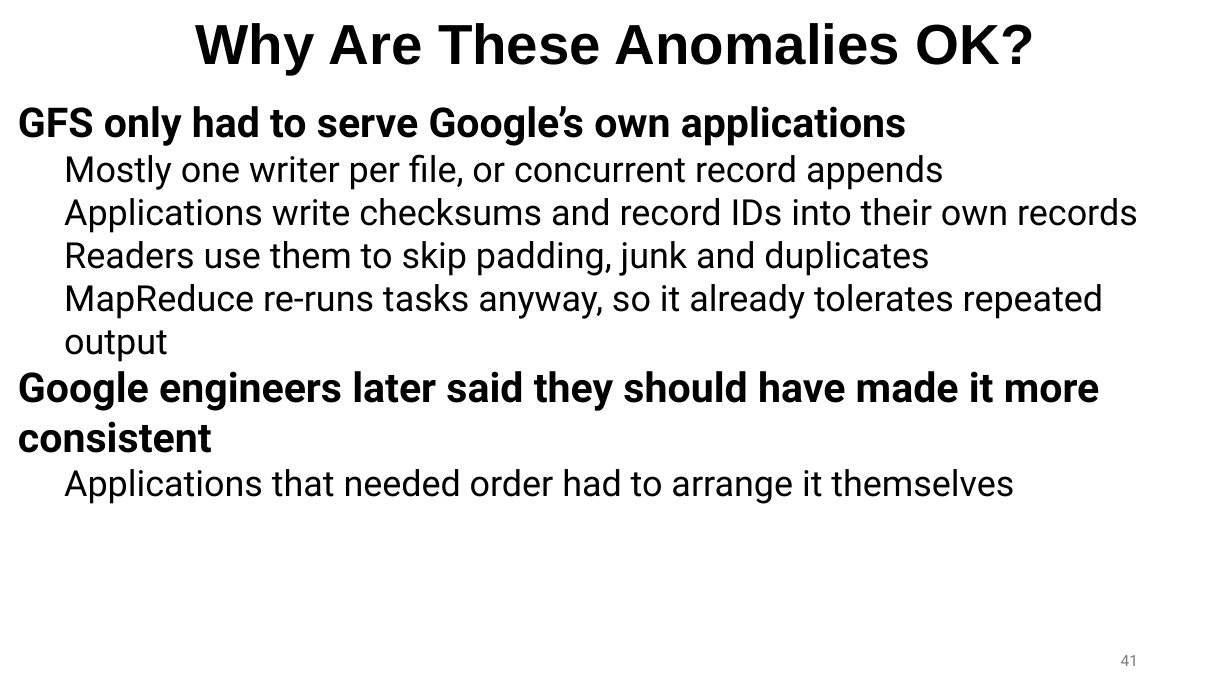
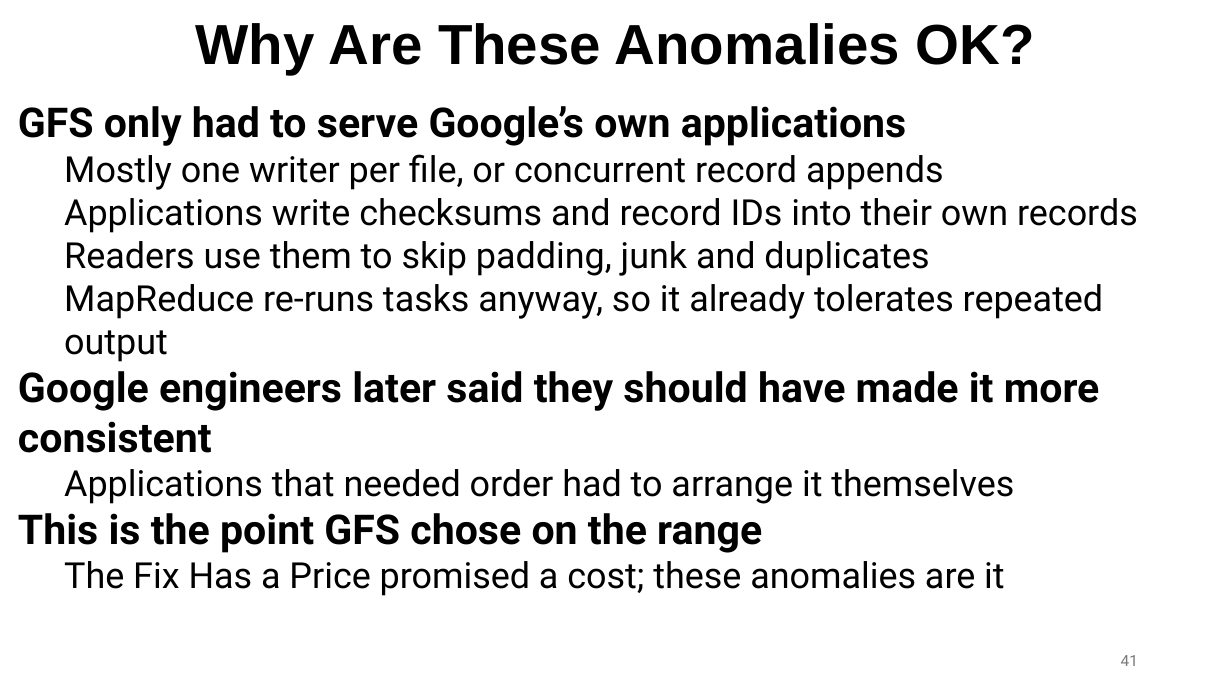
Before and after one commit to ec528/ec528.github.io, a slide deck: slide 41 of slides/fall26/4-gfs.pptx. Drawn at 1232x693 pixels with LibreOffice and Linux fonts; fonts in the diff are those of the drawing. Boxes give left, top, right and bottom in pixels: in the first picture for what was removed or moved away, otherwise in the second. Text is boxed around its words. In the diff, an @@ line names an element or a change of style, - is before the commit and + after.

```diff
--- a/slides/fall26/4-gfs.pptx
+++ b/slides/fall26/4-gfs.pptx
@@ text at bbox=[18, 513, 1004, 596]: paragraphs added @@
+This is the point GFS chose on the range
+The Fix Has a Price promised a cost; these anomalies are it
```
Also in this commit, not shown: 6 other slides changed.
